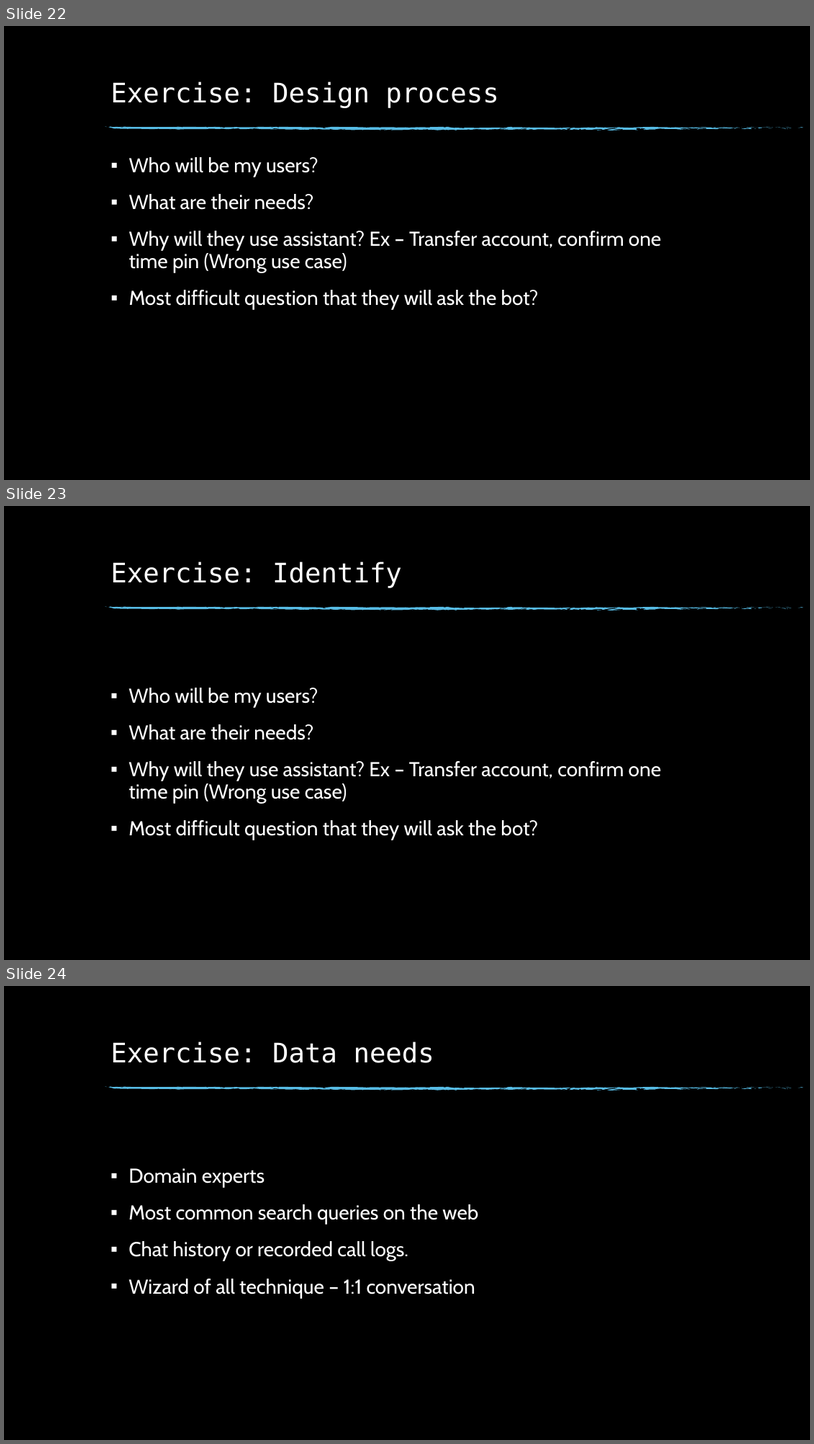
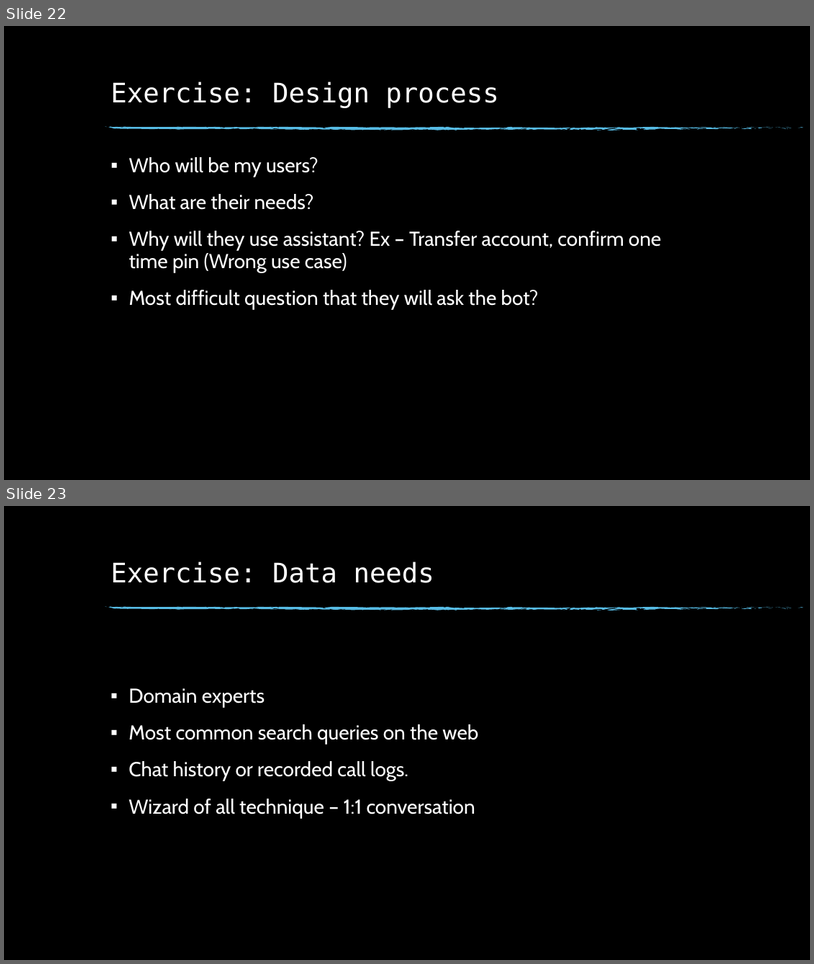
Before and after one commit to dinesh19aug/rasa-workshop, a slide deck: Natural Language Processing Workshop.pptx. Shown one above the other, each under a label of ours: slides 22, 23 and 24 before the commit, slides 22 and 23 after it. The pictures are 814x1444 and 814x964 pixels, drawn with LibreOffice and Linux fonts; fonts in the diff are those of the drawing; background and template pictures are left out. Boxes give left, top, right and bottom in pixels: in the first picture for what was removed or moved away, otherwise in the second. Text is boxed around its words. In the diff, an @@ line names an element or a change of style, - is before the commit and + after.

```diff
--- a/Natural Language Processing Workshop.pptx
+++ b/Natural Language Processing Workshop.pptx
@@ slide 23 removed at [4,506,810,960], background picture (left out); not listed: 74 template elements that a slide beside it also shows @@
@@ title removed at [111,561,402,588] @@
-Exercise: Identify
@@ text removed at [129,687,661,839] @@
-▪ Who will be my users?
-▪ What are their needs?
-▪ Why will they use assistant? Ex – Transfer account, confirm one time pin (Wrong use case)
-▪ Most difficult question that they will ask the bot?
@@ what was slide 24 is now slide 23 @@
```
Also in this commit, not shown: 5 slides changed, 1 other file.
